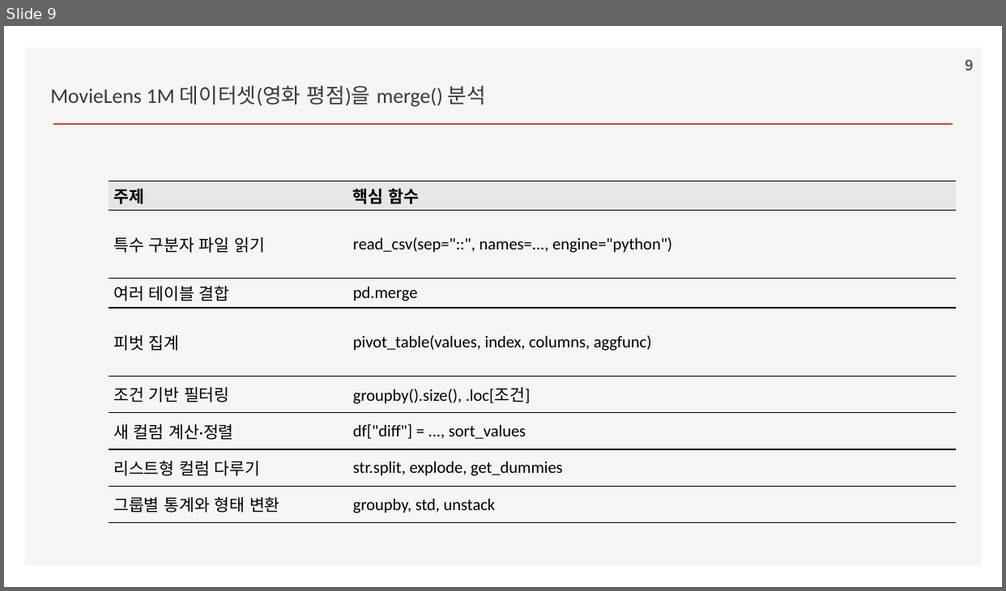
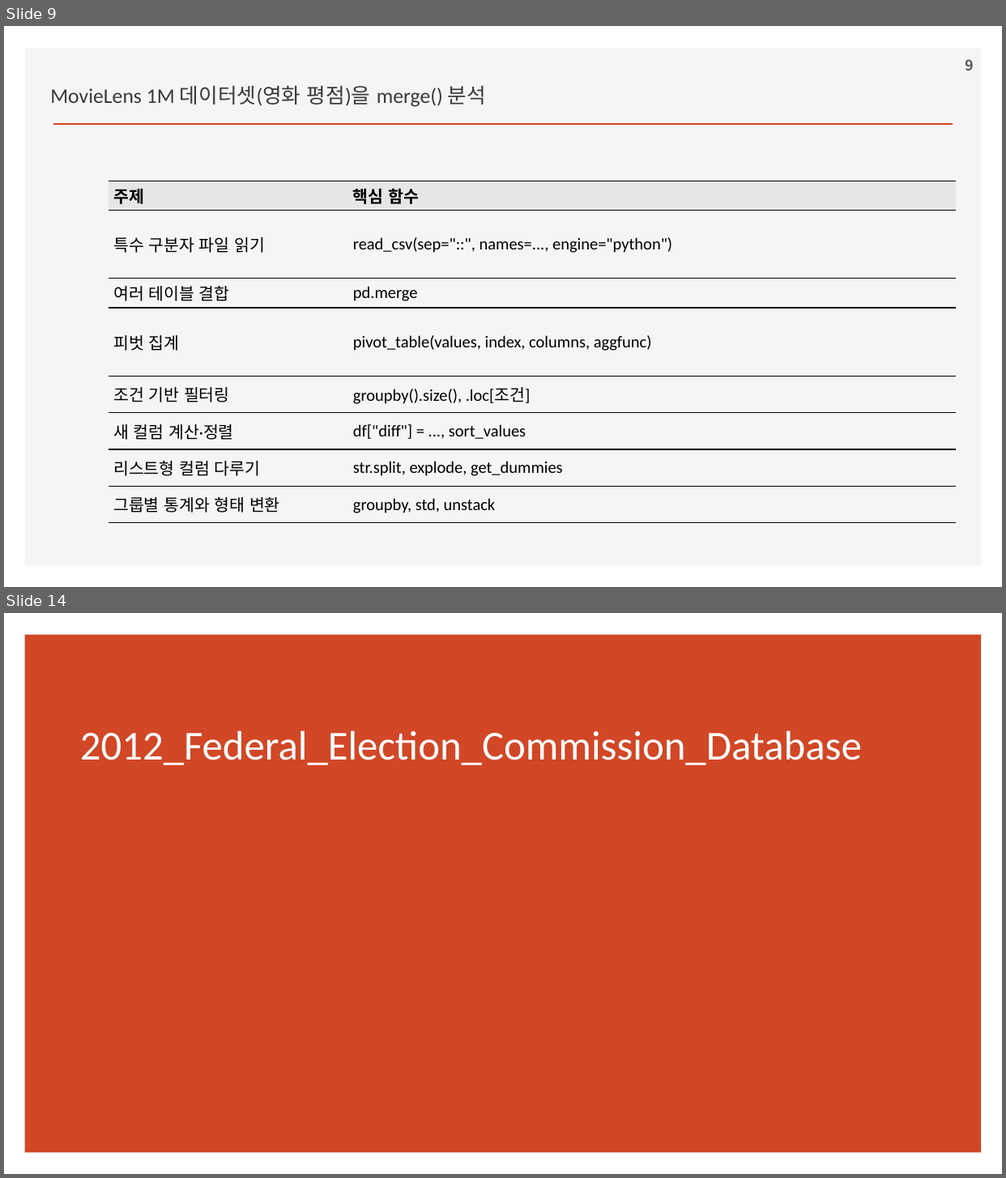
Before and after one commit to ancestor9/2026_Fall_Application-Deployment, a slide deck: 20261106/python for data analysis.pptx. Shown one above the other, each under a label of ours: slide 9 before the commit, slides 9 and 14 after it; the slides between them are not shown. The pictures are 1006x591 and 1006x1178 pixels, drawn with LibreOffice and Linux fonts; fonts in the diff are those of the drawing; background and template pictures are left out. Boxes give left, top, right and bottom in pixels: in the first picture for what was removed or moved away, otherwise in the second. Text is boxed around its words. In the diff, an @@ line names an element or a change of style, - is before the commit and + after.

```diff
--- a/20261106/python for data analysis.pptx
+++ b/20261106/python for data analysis.pptx
@@ slide 14 added at [4,613,1002,1174], background #FFFFFF @@
@@ rectangle added at [25,635,982,1153], fill #D24726 @@
@@ title added at [80,730,862,765], 39.6 pt, text #FFFFFF @@
+2012_Federal_Election_Commission_Database
```
Also in this commit, not shown: 2 slides changed, 11 other slides added.
